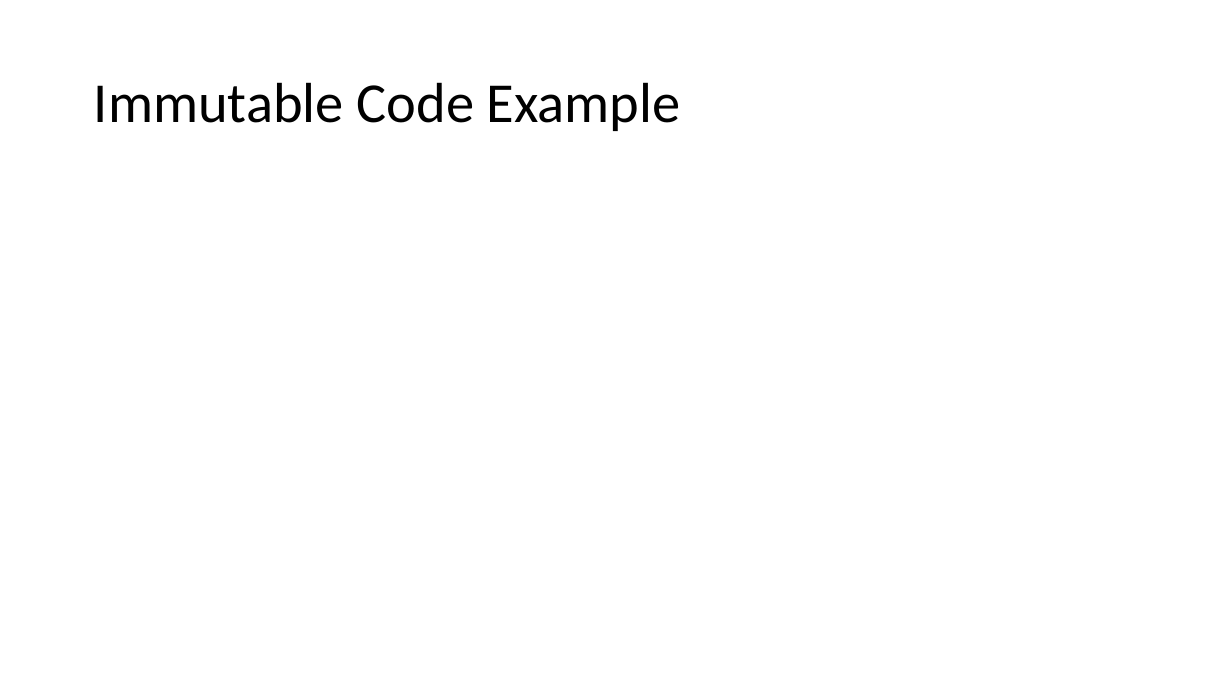
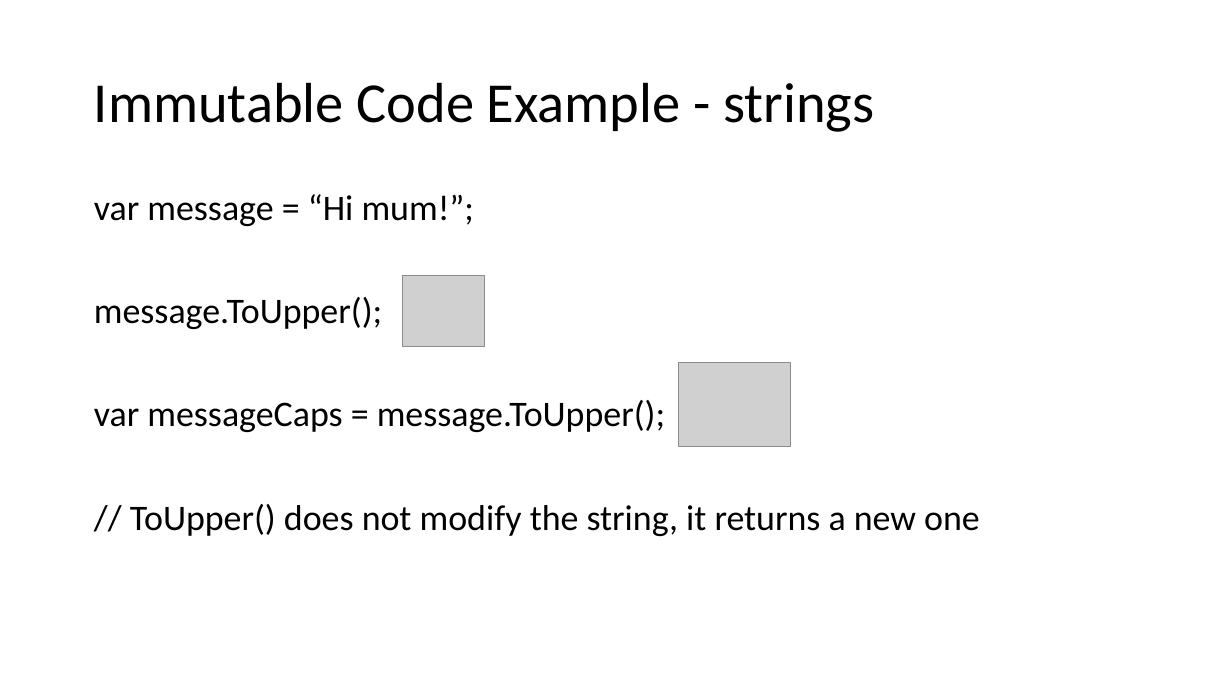
Before and after one commit to relentless/ImmutabilityDojo, a slide deck: slide 3 of Immutability Dojo.pptx. Drawn at 1232x693 pixels with LibreOffice and Linux fonts; fonts in the diff are those of the drawing; grey boxes stand for pictures. Boxes give left, top, right and bottom in pixels: in the first picture for what was removed or moved away, otherwise in the second. Text is boxed around its words. In the diff, an @@ line names an element or a change of style, - is before the commit and + after.

```diff
--- a/Immutability Dojo.pptx
+++ b/Immutability Dojo.pptx
@@ title at (94, 82, 874, 132): text changed @@
-Immutable Code Example
+Immutable Code Example - strings
@@ text added at (94, 194, 980, 536), 28 pt, text #000000 @@
+var message = “Hi mum!”;
+message.ToUpper();
+var messageCaps = message.ToUpper();
+// ToUpper() does not modify the string, it returns a new one
@@ picture added at (403, 276, 485, 347) @@
@@ picture added at (678, 362, 790, 446) @@
```
Also in this commit, not shown: 2 other slides changed, 4 slides added, 2 slides removed, 1 other file.
